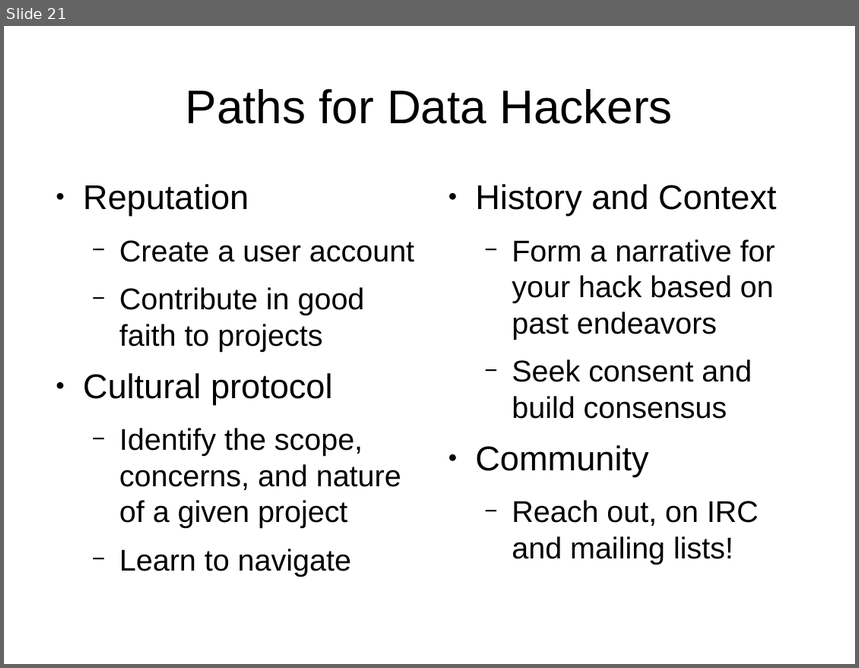
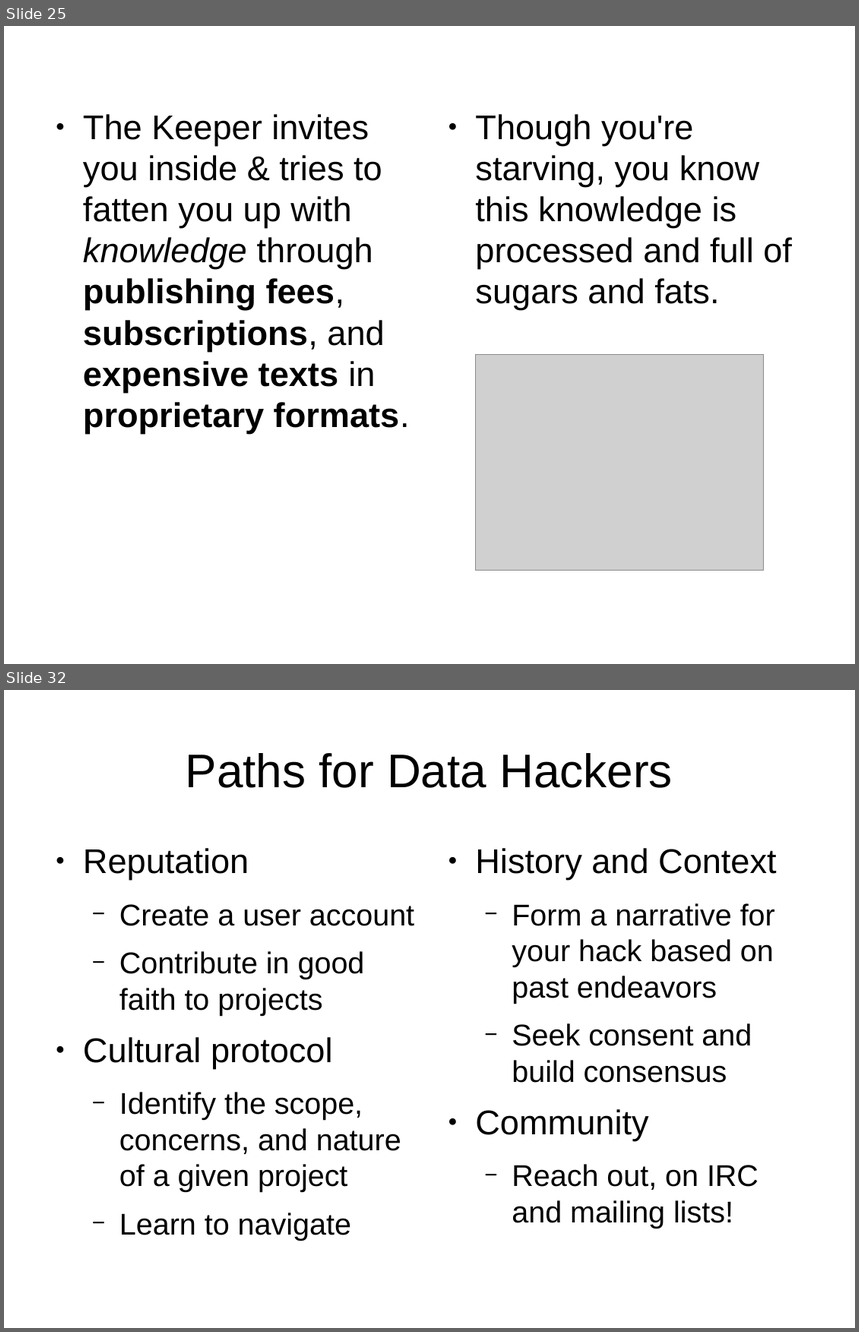
Before and after one commit to wpoa/OA-signalling, a slide deck: csvconf/csvconf_data-hacking_with_wikimedia_projects.odp. Shown one above the other, each under a label of ours: slide 21 before the commit, slides 25 and 32 after it; the slides between them are not shown. The pictures are 859x668 and 859x1332 pixels, drawn with LibreOffice and Linux fonts; fonts in the diff are those of the drawing; grey boxes stand for pictures. Boxes give left, top, right and bottom in pixels: in the first picture for what was removed or moved away, otherwise in the second. Text is boxed around its words. In the diff, an @@ line names an element or a change of style, - is before the commit and + after.

```diff
--- a/csvconf/csvconf_data-hacking_with_wikimedia_projects.odp
+++ b/csvconf/csvconf_data-hacking_with_wikimedia_projects.odp
@@ slide 25 added at (4,26,855,664), background #FFFFFF @@
@@ text added at (83,114,410,434), 32 pt, text #000000 @@
+● The Keeper invites you inside & tries to fatten you up with knowledge through publishing fees, subscriptions, and expensive texts in proprietary formats.
@@ text added at (475,114,792,310), 32 pt, text #000000 @@
+● Though you're starving, you know this knowledge is processed and full of sugars and fats.
@@ picture added at (475,354,764,571) @@
@@ what was slide 21 is now slide 32 @@
```
Also in this commit, not shown: 10 other slides added.
